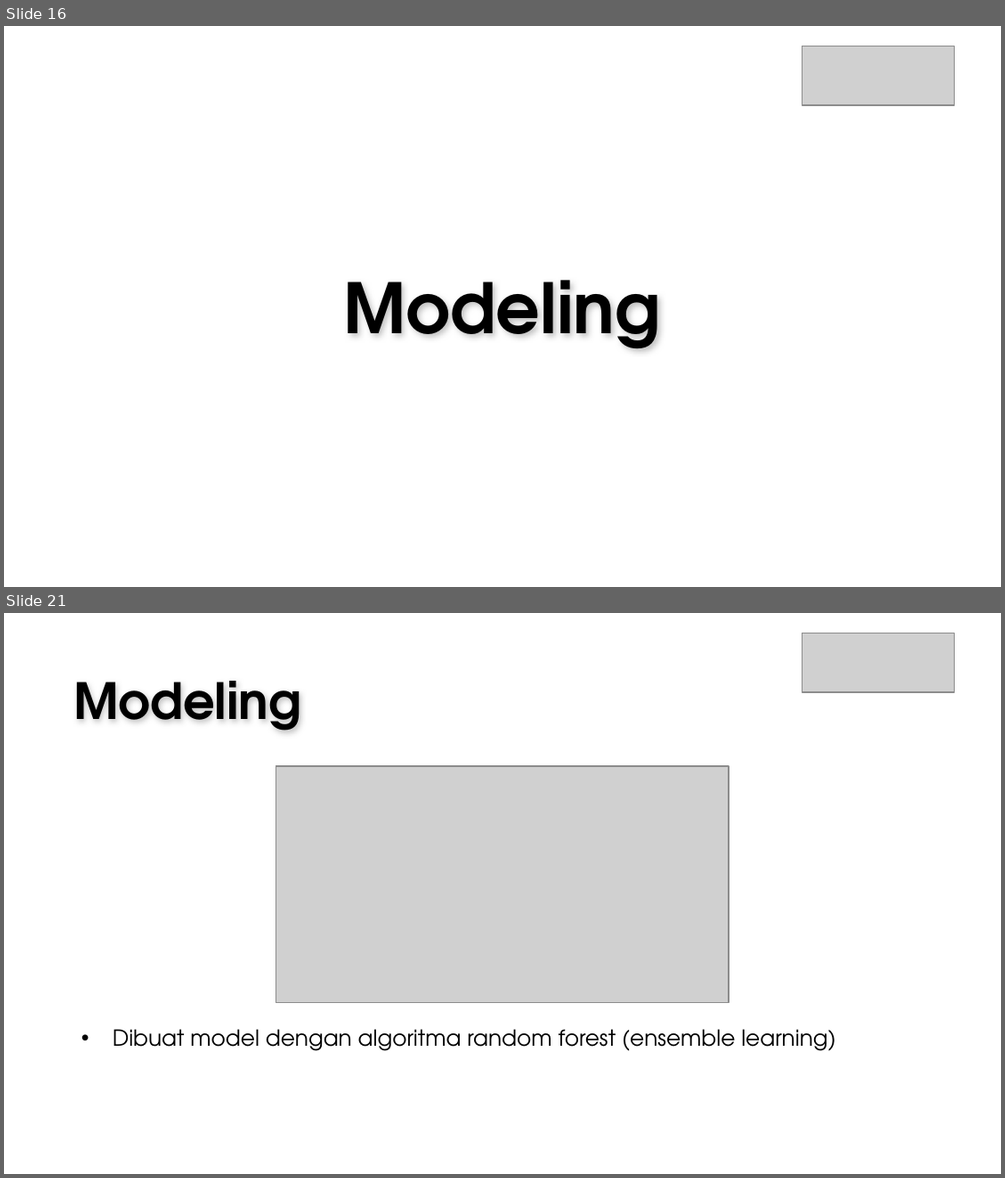
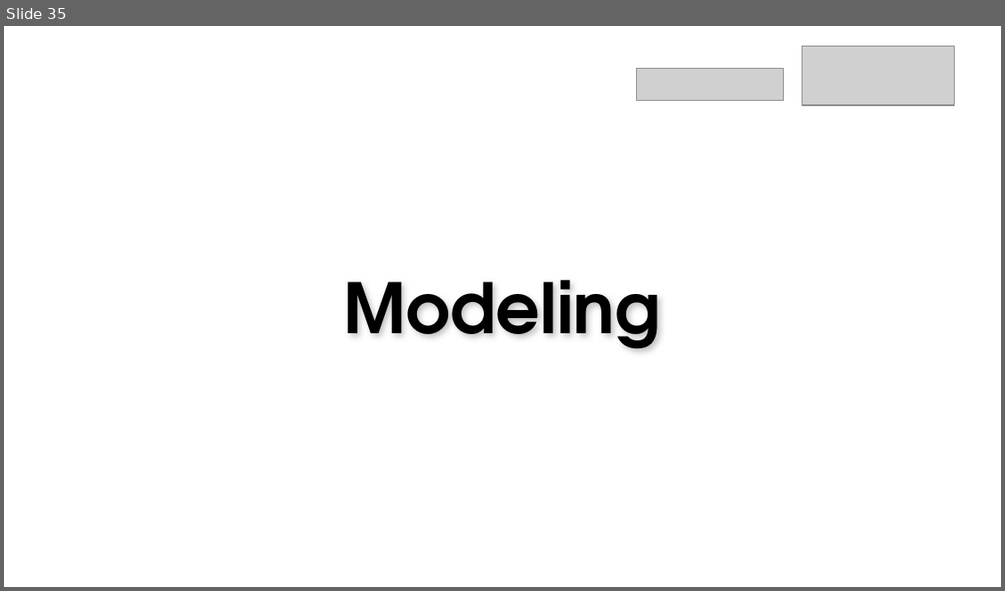
Before and after one commit to gisellehalim/idx-ds-vix-rakamin, a slide deck: PPT IDX Partners x Rakamin Academy.pptx. Shown one above the other, each under a label of ours: slides 16 and 21 before the commit, slide 35 after it; the slides between them are not shown. The pictures are 1005x1178 and 1005x591 pixels, drawn with LibreOffice and Linux fonts; fonts in the diff are those of the drawing; grey boxes stand for pictures; background and template pictures are left out. Boxes give left, top, right and bottom in pixels: in the first picture for what was removed or moved away, otherwise in the second. Text is boxed around its words. In the diff, an @@ line names an element or a change of style, - is before the commit and + after.

```diff
--- a/PPT IDX Partners x Rakamin Academy.pptx
+++ b/PPT IDX Partners x Rakamin Academy.pptx
@@ slide 21 removed at (4, 613, 1001, 1174), background picture (left out) @@
@@ picture removed at (801, 633, 954, 691) @@
@@ text removed at (73, 681, 301, 730) @@
-Modeling
@@ picture removed at (276, 766, 728, 1003) @@
@@ text removed at (113, 1029, 836, 1051) @@
-• Dibuat model dengan algoritma random forest (ensemble learning)
@@ what was slide 16 is now slide 35 @@
@@ slide 35 changed as well @@
@@ picture added at (637, 68, 784, 100) @@
```
Also in this commit, not shown: 10 other slides changed, 30 slides added, 11 other slides removed, 3 other files.
